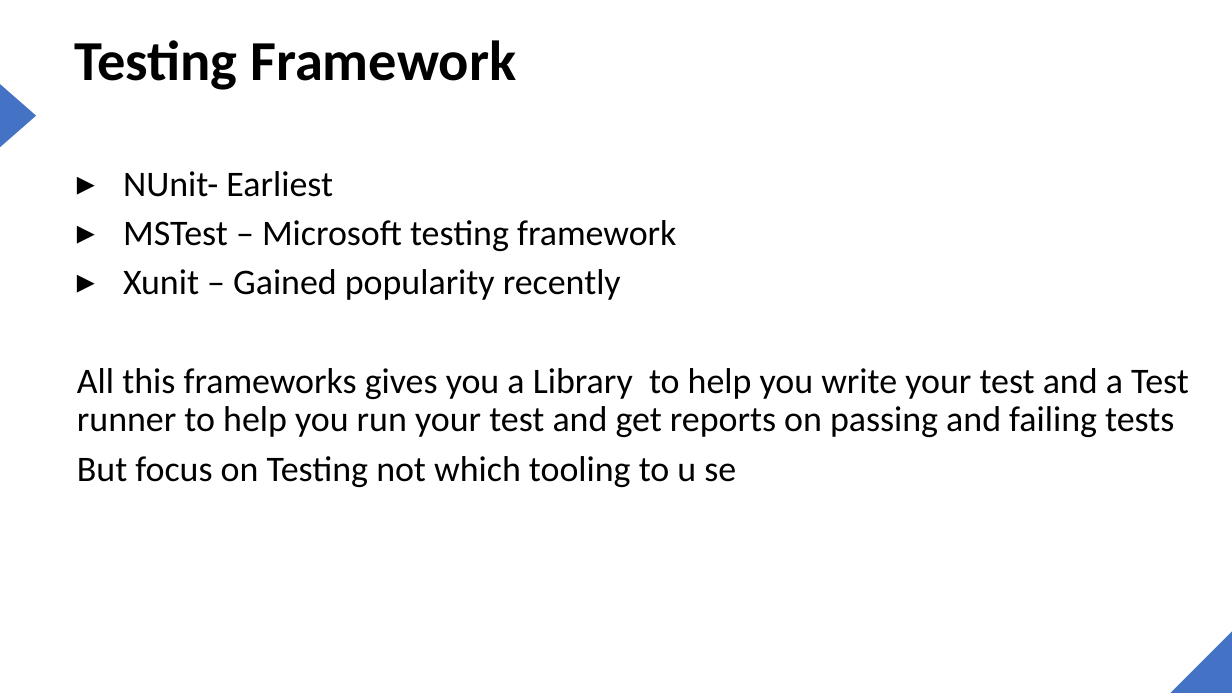
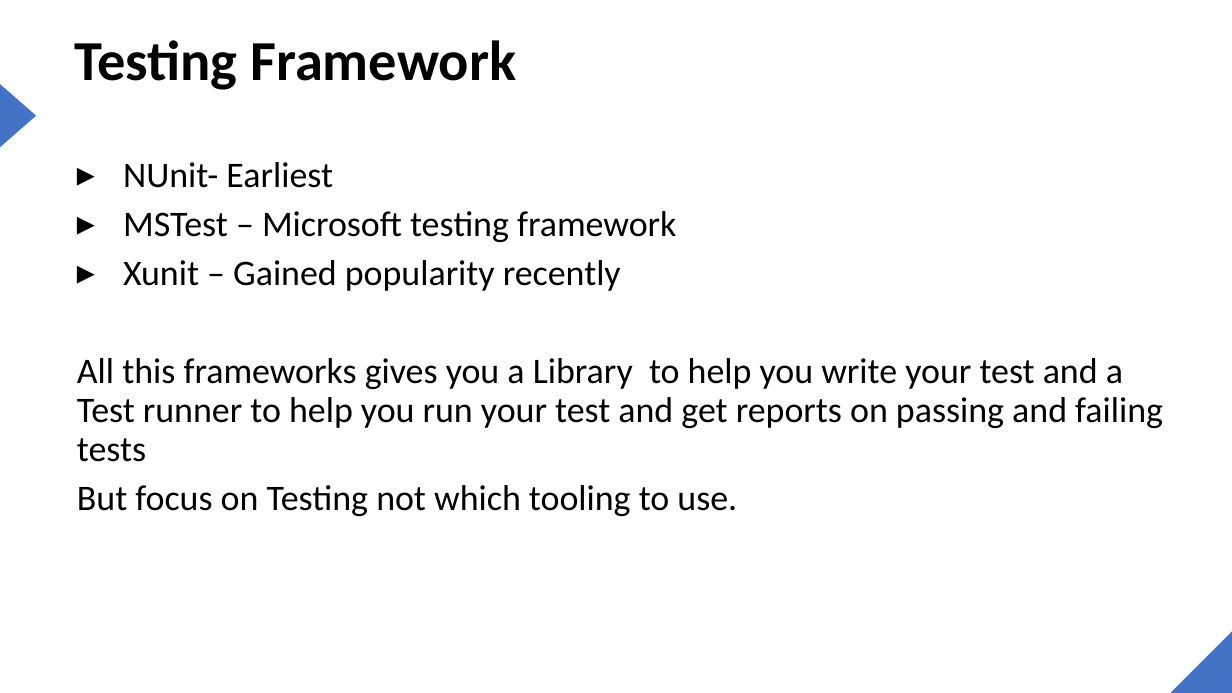
Before and after one commit to joe6276/The-sharp-Repo, a slide deck: slide 7 of Slides/Testing/1.Getting Started/Introduction to Testing .pptx. Drawn at 1232x693 pixels with LibreOffice and Linux fonts; fonts in the diff are those of the drawing. Boxes give left, top, right and bottom in pixels: in the first picture for what was removed or moved away, otherwise in the second. Text is boxed around its words. In the diff, an @@ line names an element or a change of style, - is before the commit and + after.

```diff
--- a/Slides/Testing/1.Getting Started/Introduction to Testing .pptx
+++ b/Slides/Testing/1.Getting Started/Introduction to Testing .pptx
@@ text "NUnit- Earliest" moved from (x1=77, y1=171, x2=1189, y2=487) to (x1=77, y1=162, x2=1163, y2=516) @@
@@ text at (x1=77, y1=485, x2=737, y2=516): text changed @@
-But focus on Testing not which tooling to u se
+But focus on Testing not which tooling to use.
```
Also in this commit, not shown: 2 other slides changed, 4 other files.
